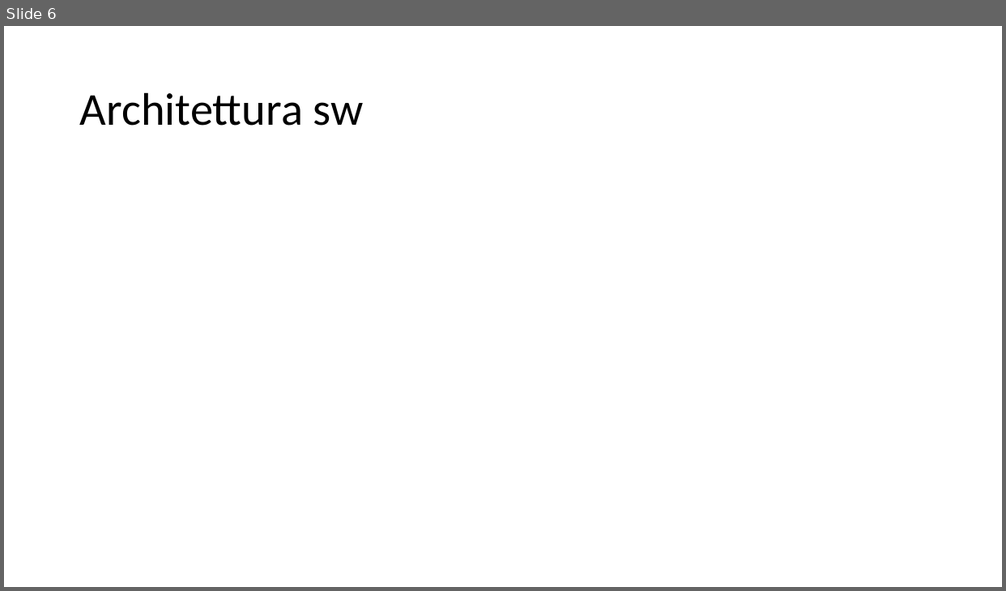
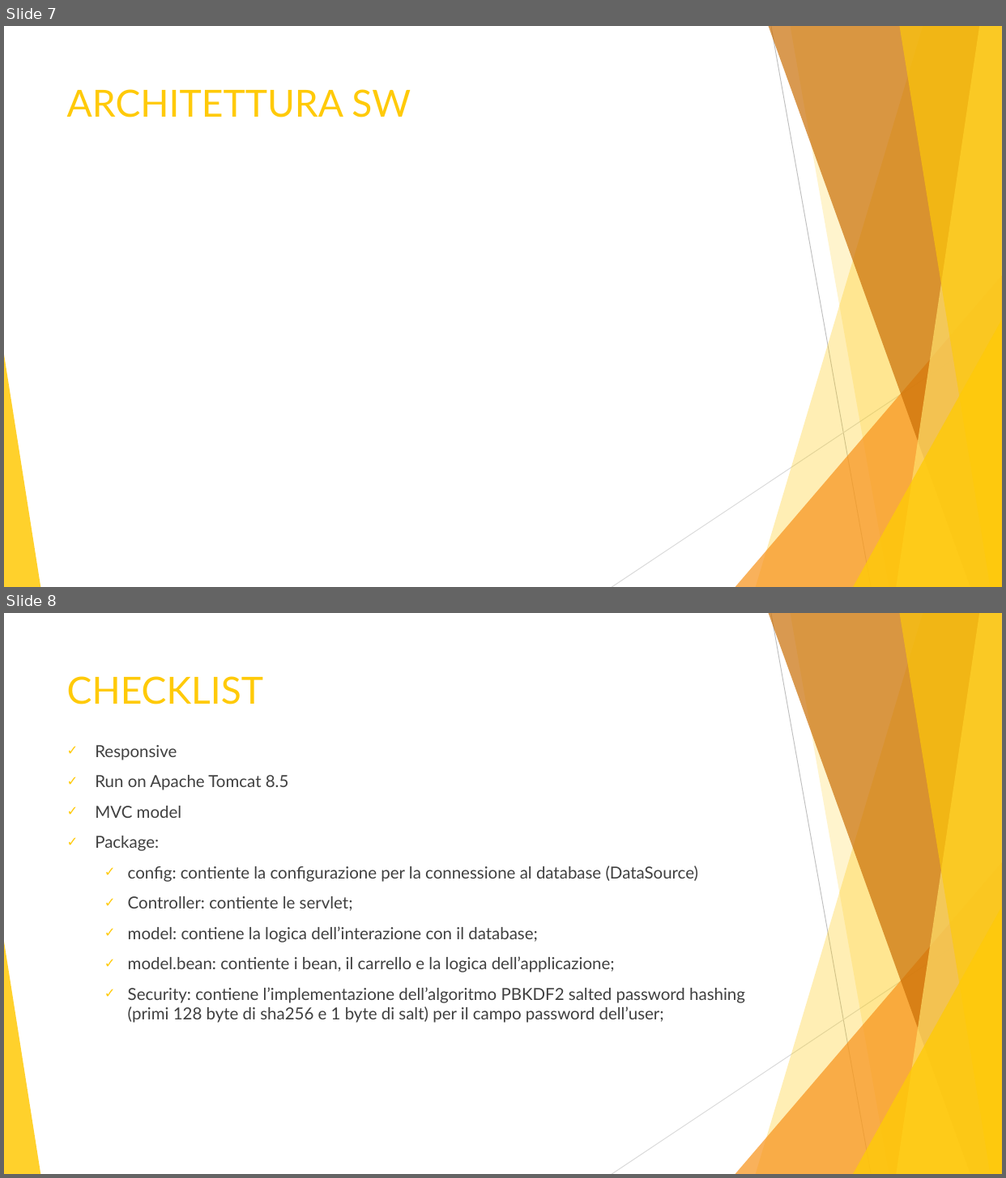
Before and after one commit to aymen94/visionario, a slide deck: documentation/it/Presentazione.pptx. Shown one above the other, each under a label of ours: slide 6 before the commit, slides 7 and 8 after it. The pictures are 1006x591 and 1006x1178 pixels, drawn with LibreOffice and Linux fonts; fonts in the diff are those of the drawing. Boxes give left, top, right and bottom in pixels: in the first picture for what was removed or moved away, otherwise in the second. Text is boxed around its words. In the diff, an @@ line names an element or a change of style, - is before the commit and + after.

```diff
--- a/documentation/it/Presentazione.pptx
+++ b/documentation/it/Presentazione.pptx
@@ slide 8 added at bbox=[4, 613, 1002, 1174], background #FFFFFF; not listed: 10 template elements that a slide beside it also shows @@
@@ title added at bbox=[67, 676, 263, 705], 36 pt, text #FFCA08 @@
+CHECKLIST
@@ text added at bbox=[95, 745, 745, 1023], 16 pt, text #404040 @@
+✓ Responsive
+✓ Run on Apache Tomcat 8.5
+✓ MVC model
+✓ Package:
+  ✓ config: contiente la configurazione per la connessione al database (DataSource)
+  ✓ Controller: contiente le servlet;
+  ✓ model: contiene la logica dell’interazione con il database;
+  ✓ model.bean: contiente i bean, il carrello e la logica dell’applicazione;
+  ✓ Security: contiene l’implementazione dell’algoritmo PBKDF2 salted password hashing (primi 128 byte di sha256 e 1 byte di salt) per il campo password dell’user;
@@ what was slide 6 is now slide 7 @@
@@ slide 7 changed as well @@
@@ title "ARCHITETTURA SW" at bbox=[67, 89, 411, 118]: vertical alignment middle to top @@
@@ title at bbox=[67, 89, 411, 118]: text changed; size 44 to 36 pt; font Calibri to Lato; text colour #000000 to #FFCA08 @@
-Architettura sw
+ARCHITETTURA SW
@@ group added at bbox=[4, 26, 1002, 587]: 5 freeform shapes, 3 triangles, 2 lines @@
```
Also in this commit, not shown: 5 other slides changed, 2 other slides added, 1 slide removed, 1 other file.
